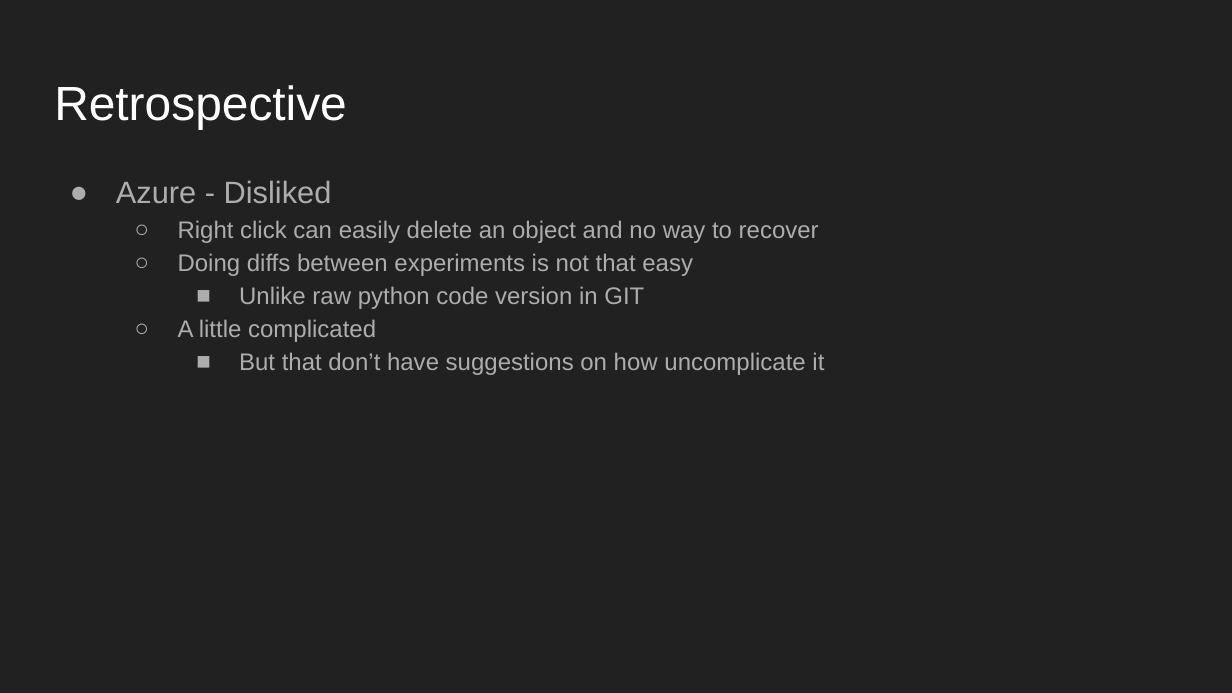
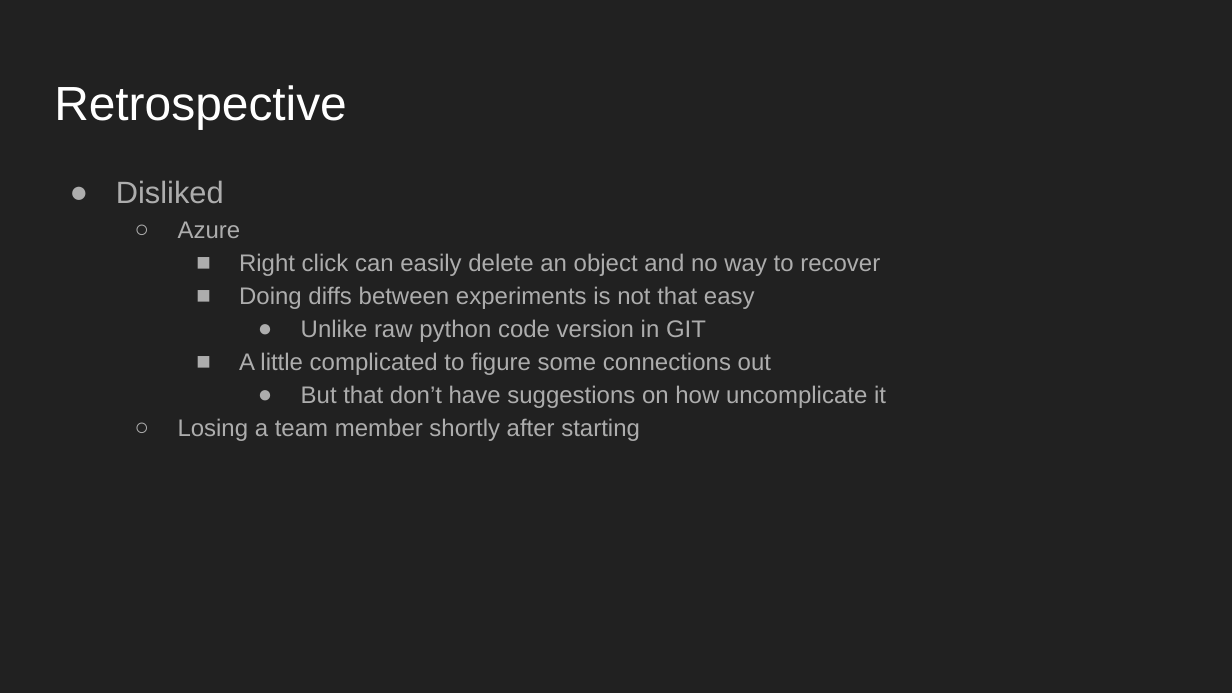
Before and after one commit to bwvidro/dsci644_team_d, a slide deck: slide 20 of Presentation/DSCI-644.pptx (slide 21 before the commit). Drawn at 1232x693 pixels with LibreOffice and Linux fonts; fonts in the diff are those of the drawing. Boxes give left, top, right and bottom in pixels: in the first picture for what was removed or moved away, otherwise in the second. Text is boxed around its words. In the diff, an @@ line names an element or a change of style, - is before the commit and + after.

```diff
--- a/Presentation/DSCI-644.pptx
+++ b/Presentation/DSCI-644.pptx
@@ text at (116,180,241,238): text changed @@
-● Azure - Disliked
+● Disliked
+  ○ Azure
@@ text at (239,253,886,408): bullet ○ to ■; list level 2 to 3 in "Right click can easily delete ..."; list level 2 to 3 in "Doing diffs between experiments is ..."; bullet ■ to ●; list level 3 to 4 in "Unlike raw python code version ..."; list level 3 to 4 in "But that don’t have suggestions ..." @@
@@ text at (239,352,771,375): text changed @@
-  ○ A little complicated
+    ■ A little complicated to figure some connections out
@@ text at (178,418,640,441): paragraph added @@
+  ○ Losing a team member shortly after starting
```
Also in this commit, not shown: 8 other slides changed, 2 slides added, 1 slide removed.
